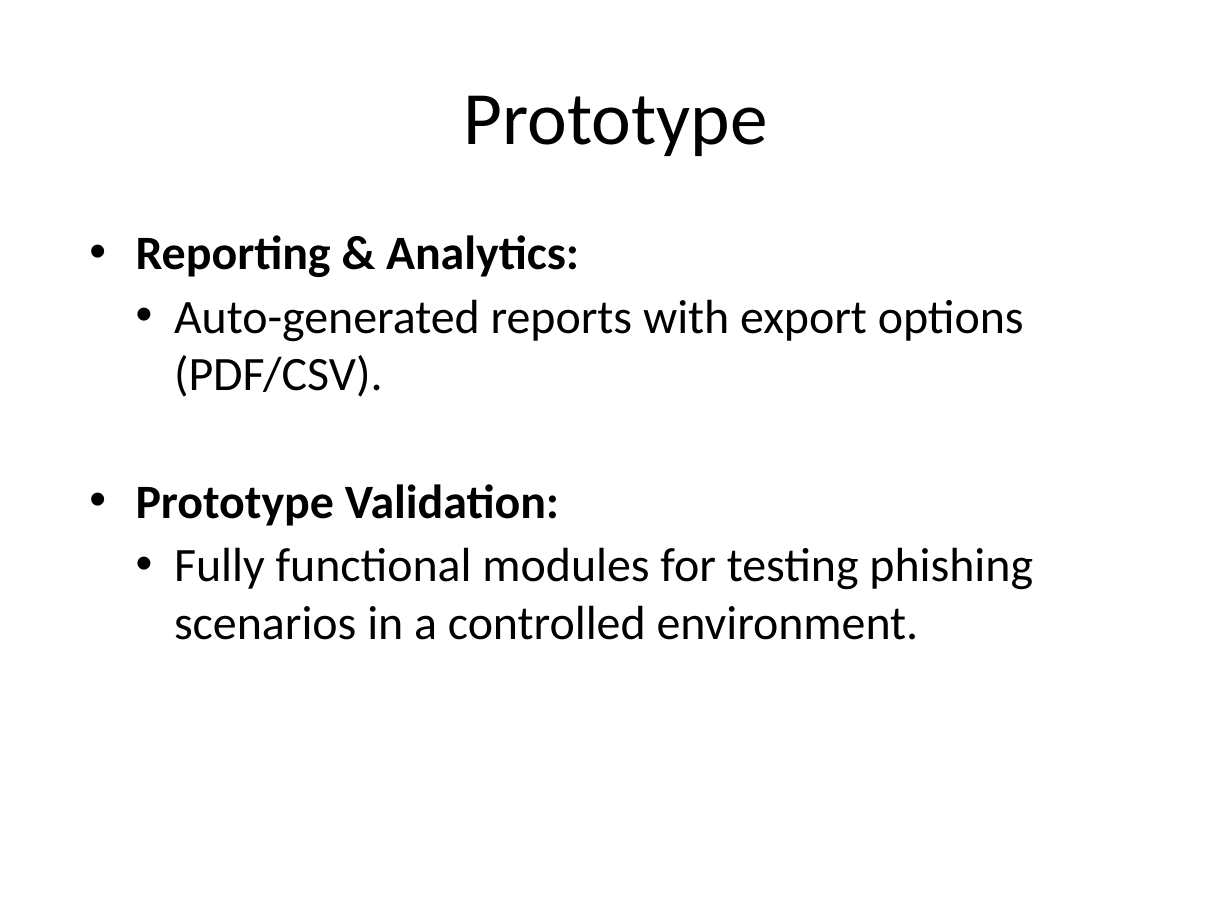
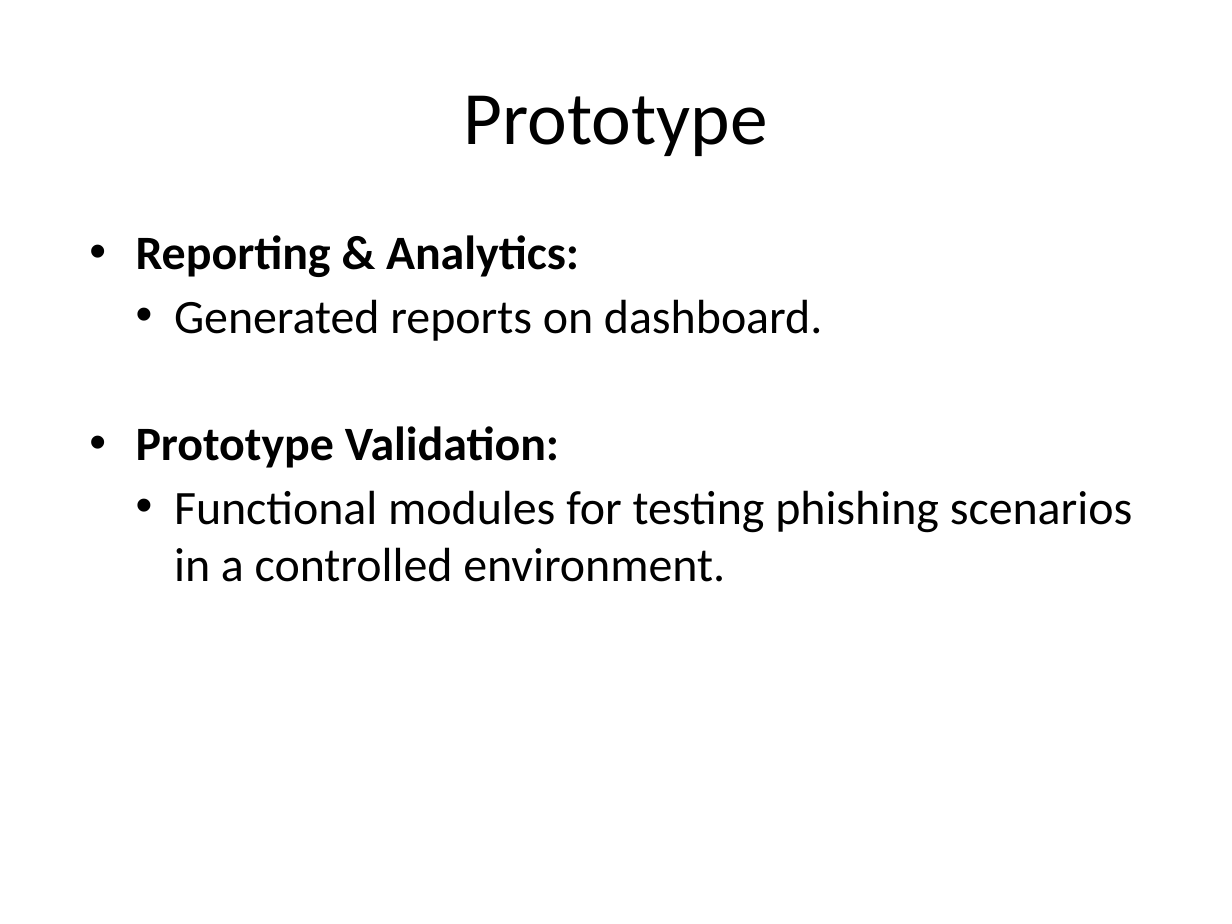
Before and after one commit to xhani890/PhishNet, a slide deck: slide 46 of Documentation/Templates/Template #7/Template #7 - Final Project Presentation - 8.0.pptx (slide 49 before the commit). Drawn at 1232x924 pixels with LibreOffice and Linux fonts; fonts in the diff are those of the drawing; background and template pictures are left out. Boxes give left, top, right and bottom in pixels: in the first picture for what was removed or moved away, otherwise in the second. Text is boxed around its words. In the diff, an @@ line names an element or a change of style, - is before the commit and + after.

```diff
--- a/Documentation/Templates/Template #7/Template #7 - Final Project Presentation - 8.0.pptx
+++ b/Documentation/Templates/Template #7/Template #7 - Final Project Presentation - 8.0.pptx
@@ text at [174, 299, 822, 341]: text changed @@
-  • Auto-generated reports with export options (PDF/CSV).
+  • Generated reports on dashboard.
@@ text at [174, 490, 1132, 582]: text changed @@
-  • Fully functional modules for testing phishing scenarios in a controlled environment.
+  • Functional modules for testing phishing scenarios in a controlled environment.
```
Also in this commit, not shown: 29 other slides changed, 1 slide added, 4 slides removed.
